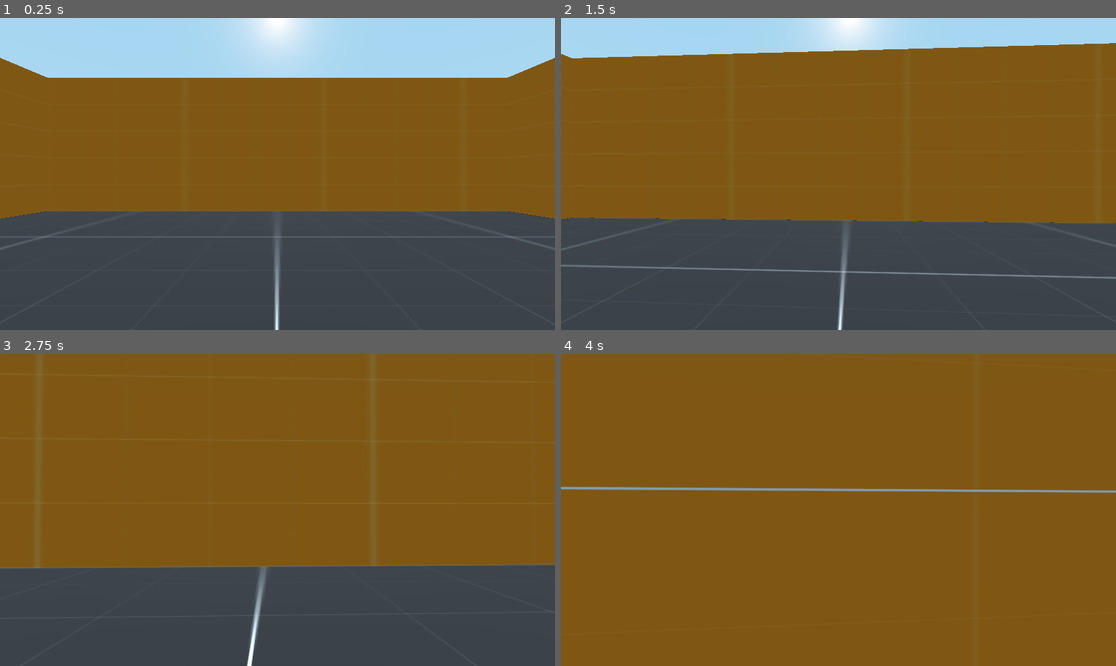
Above: before the commit, frames 1-4 (two rows, left to right).
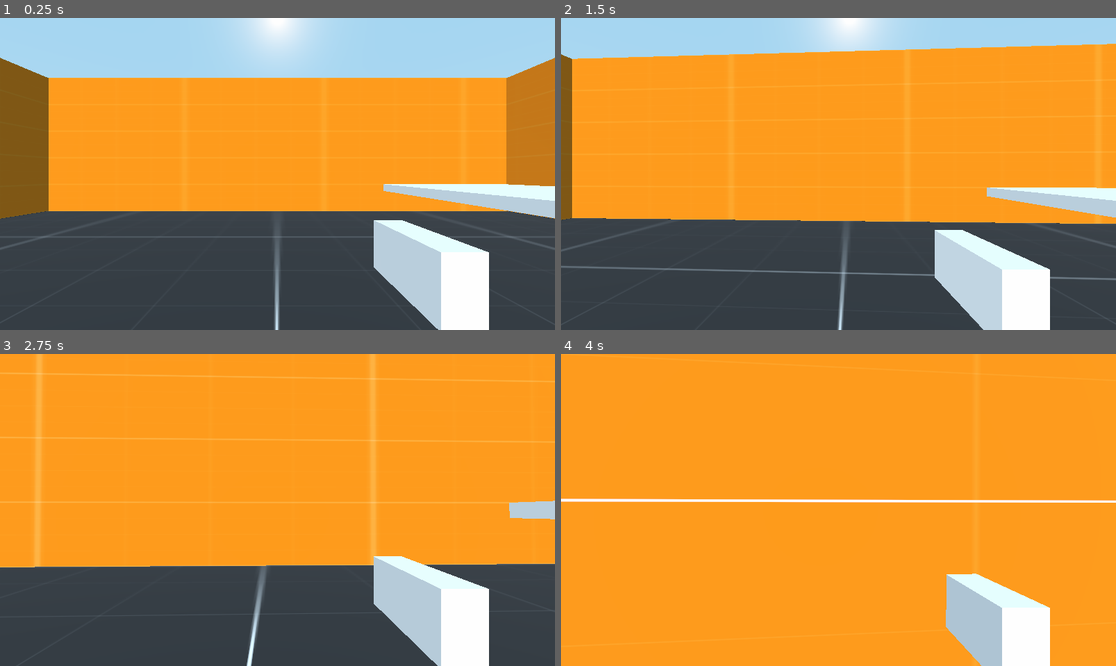
Above: after the commit, the same moments.

Repository: JustIccy/New-Project
Game: Godot game, scene res://World.tscn
Two runs of this game, one before a commit and one after it. Both use one fixed random seed, a clock stepped at 60 frames per second and the inputs below.
Inputs (mouse positions are in pixels of both pictures, inside the frame that each line leads up to):
- Up to frame 1 (0.25 s): no input
- Up to frame 2 (1.5 s): move the mouse to (866, 174) at 0.52 s; hold W (forward) from 0.53 s (still down); tap Space (jump) at 0.77 s; move the mouse to (810, 174) at 1.27 s
- Up to frame 3 (2.75 s): keep holding W (forward); tap Space (jump) at 1.52 s; move the mouse to (288, 503) at 2.02 s
- Up to frame 4 (4 s): keep holding W (forward); move the mouse to (832, 516) at 2.77 s; tap Space (jump) at 3.02, 3.77 s; move the mouse to (877, 513) at 3.52 s

The runs differ from the first frame. In frame 1, 45% of the frame differs, in the area x 8-100%, y 12-100%; in frame 2, 59%; in frame 3, 73%; in frame 4, 100%, in the area x 0-100%, y 0-100%.

Commit message:
update

Diff:
--- a/KinematicBody.tscn
+++ b/KinematicBody.tscn
@@ -16,7 +16,7 @@
 
 [sub_resource type="Animation" id=4]
 resource_name = "Headbob"
-length = 0.5
+length = 0.9
 tracks/0/type = "value"
 tracks/0/path = NodePath(".:translation")
 tracks/0/interp = 1
@@ -24,10 +24,10 @@
 tracks/0/imported = false
 tracks/0/enabled = true
 tracks/0/keys = {
-"times": PoolRealArray( 0, 0.3, 0.5 ),
-"transitions": PoolRealArray( 1, 1, 1 ),
-"update": 0,
-"values": [ Vector3( 0, 0, -0.955605 ), Vector3( 0, 0.3, -0.956 ), Vector3( 0, 0, -0.955605 ) ]
+"times": PoolRealArray( 0, 0.5, 0.9 ),
+"transitions": PoolRealArray( 1.7411, 1.7411, 2.46229 ),
+"update": 3,
+"values": [ Vector3( 0, 0, -0.955605 ), Vector3( 0, 0.1, -0.956 ), Vector3( 0, 0, -0.955605 ) ]
 }
 
 [sub_resource type="Animation" id=5]
@@ -44,6 +44,21 @@
 "update": 0,
 "values": [ Vector3( 0, 0, -0.955605 ) ]
 }
+tracks/1/type = "value"
+tracks/1/path = NodePath("../HandLock:translation")
+tracks/1/interp = 1
+tracks/1/loop_wrap = true
+tracks/1/imported = false
+tracks/1/enabled = true
+tracks/1/keys = {
+"times": PoolRealArray( 0 ),
+"transitions": PoolRealArray( 1 ),
+"update": 0,
+"values": [ Vector3( -0.113, -0.608, -2.502 ) ]
+}
+
+[sub_resource type="CubeMesh" id=7]
+size = Vector3( 0.247, 0.411, 0.805 )
 
 [node name="Player" type="KinematicBody"]
 transform = Transform( 1, 0, 0, 0, 1, 0, 0, 0, 1, 0, 3, 0 )
@@ -63,7 +78,7 @@
 shape = SubResource( 2 )
 
 [node name="Head" type="Spatial" parent="."]
-transform = Transform( 1, 0, 0, 0, 1, 0, 0, 0, 1, 0, 0.976135, 0 )
+transform = Transform( 1, 5.82077e-11, 0, 0, 1, 0, 0, 0, 1, 0, 0.976135, 0 )
 
 [node name="Camera" type="Camera" parent="Head"]
 transform = Transform( 1, 0, 0, 0, 1, 0, 0, 0, 1, 0, 0, -0.955605 )
@@ -72,6 +87,17 @@
 anims/Headbob = SubResource( 4 )
 anims/RESET = SubResource( 5 )
 
+[node name="HandLock" type="Spatial" parent="Head"]
+transform = Transform( 1, 0, 0, 0, 1, 0, 0, 0, 1, -0.113, -0.608, -2.502 )
+
+[node name="Hand" type="Spatial" parent="Head"]
+transform = Transform( 1, 0, 0, 0, 1, 0, 0, 0, 1, -0.113, -0.608, -2.502 )
+
+[node name="Gun" type="MeshInstance" parent="Head/Hand"]
+transform = Transform( 1, 0, 0, 0, 1, 0, 0, 0, 1, 1.07558, 0, 0 )
+mesh = SubResource( 7 )
+material/0 = null
+
 [node name="GroundCheck" type="RayCast" parent="."]
 transform = Transform( 1, 0, 0, 0, 1, 0, 0, 0, 1, 0, -2, 0 )
 enabled = true
--- a/Player.gd
+++ b/Player.gd
@@ -1,6 +1,9 @@
 extends KinematicBody
 
 #Delcare Variables
+const SWAY = 40
+const VSWAY = 50
+
 var speed = 10
 var h_acceleration = 3
 var air_acceleration = 1
@@ -8,7 +11,6 @@
 var gravity = 20
 var jump = 10
 var full_contact = false
-
 
 var mouse_sensitivity = 0.03
 
@@ -20,11 +22,14 @@
 onready var head = $Head
 onready var ground_check = $GroundCheck
 onready var anim_play = $Head/Camera/AnimationPlayer
+onready var hand = $Head/Hand
+onready var handlock = $Head/HandLock
 
 
 #on game start keep mouse within window bounds
 func _ready():
 	Input.set_mouse_mode(Input.MOUSE_MODE_CAPTURED)
+	hand.set_as_toplevel(true)
 
 #capture mouse movement and clamps the head to specific bounds on the x axis
 func _input(event):
@@ -32,6 +37,11 @@
 		rotate_y(deg2rad(-event.relative.x * mouse_sensitivity))
 		head.rotate_x(deg2rad(-event.relative.y * mouse_sensitivity))
 		head.rotation.x = clamp(head.rotation.x, deg2rad(-89), deg2rad(89))
+
+func _process(delta):
+	hand.global_transform.origin = handlock.global_transform.origin
+	hand.rotation.y = lerp_angle(hand.rotation.y, rotation.y, SWAY * delta)
+	hand.rotation.x = lerp_angle(hand.rotation.x, head.rotation.x, VSWAY * delta)
 
 #Physics function: Deals with player movement and speed
 func _physics_process(delta):
@@ -41,12 +51,13 @@
 	#Calculate to check if player is either on the ground or jumping, as well as calculating for slopes and acceleration
 	if ground_check.is_colliding():
 		full_contact = true
+	else:
+		full_contact = false
 
 	if not is_on_floor():
 		gravity_vec += Vector3.DOWN * gravity * delta
 		h_acceleration = air_acceleration
 		anim_play.stop()
-
 	elif is_on_floor() and full_contact:
 		gravity_vec = -get_floor_normal() * gravity
 		h_acceleration = normal_acceleration
--- a/World.tscn
+++ b/World.tscn
@@ -23,10 +23,20 @@
 [sub_resource type="ConcavePolygonShape" id=7]
 data = PoolVector3Array( -1, 1, 1, 1, 1, 1, -1, -1, 1, 1, 1, 1, 1, -1, 1, -1, -1, 1, 1, 1, -1, -1, 1, -1, 1, -1, -1, -1 …(284 unchanged characters)…
 
+[sub_resource type="PrismMesh" id=8]
+
+[sub_resource type="ConcavePolygonShape" id=9]
+data = PoolVector3Array( 0, 1, 1, 1, -1, 1, -1, -1, 1, 0, 1, -1, -1, -1, -1, 1, -1, -1, 0, 1, 1, 0, 1, -1, 1, -1, 1, 0, 1, -1, 1, -1, -1, 1, -1, 1, 0, 1, -1, 0, 1, 1, -1, -1, -1, 0, 1, 1, -1, -1, 1, -1, -1, -1, -1, -1, 1, 1, -1, 1, -1, -1, -1, 1, -1, 1, 1, -1, -1, -1, -1, -1 )
+
+[sub_resource type="CubeMesh" id=10]
+
+[sub_resource type="ConcavePolygonShape" id=11]
+data = PoolVector3Array( -1, 1, 1, 1, 1, 1, -1, -1, 1, 1, 1, 1, 1, -1, 1, -1, -1, 1, 1, 1, -1, -1, 1, -1, 1, -1, -1, -1, 1, -1, -1, -1, -1, 1, -1, -1, 1, 1, 1, 1, 1, -1, 1, -1, 1, 1, 1, -1, 1, -1, -1, 1, -1, 1, -1, 1, -1, -1, 1, 1, -1, -1, -1, -1, 1, 1, -1, -1, 1, -1, -1, -1, 1, 1, 1, -1, 1, 1, 1, 1, -1, -1, 1, 1, -1, 1, -1, 1, 1, -1, -1, -1, 1, 1, -1, 1, -1, -1, -1, 1, -1, 1, 1, -1, -1, -1, -1, -1 )
+
 [node name="World" type="Spatial"]
 
-[node name="DirectionalLight" type="DirectionalLight" parent="."]
-transform = Transform( 1, 0, 0, 0, -0.758271, 0.65194, 0, -0.65194, -0.758271, 0, 21.7924, 0 )
+[node name="Main Light" type="DirectionalLight" parent="."]
+transform = Transform( 0.688495, -0.672111, -0.272474, 0.713998, 0.562265, 0.417212, -0.12721, -0.481794, 0.867002, 0, 21.7924, 0 )
 
 [node name="Player" parent="." instance=ExtResource( 1 )]
 transform = Transform( 1, 0, 0, 0, 1, 0, 0, 0, 1, 0, 6.24504, 0 )
@@ -83,3 +93,23 @@
 
 [node name="CollisionShape" type="CollisionShape" parent="MeshInstance5/StaticBody"]
 shape = SubResource( 7 )
+
+[node name="MeshInstance6" type="MeshInstance" parent="."]
+transform = Transform( 10, 0, 0, 0, 3, 0, 0, 0, 4, 16, 2, 0 )
+mesh = SubResource( 8 )
+material/0 = null
+
+[node name="StaticBody" type="StaticBody" parent="MeshInstance6"]
+
+[node name="CollisionShape" type="CollisionShape" parent="MeshInstance6/StaticBody"]
+shape = SubResource( 9 )
+
+[node name="MeshInstance7" type="MeshInstance" parent="."]
+transform = Transform( 9.5, 0, 0, 0, 0.5, 0, 0, 0, 35, 25.5041, 4.5, 0.10934 )
+mesh = SubResource( 10 )
+material/0 = null
+
+[node name="StaticBody" type="StaticBody" parent="MeshInstance7"]
+
+[node name="CollisionShape" type="CollisionShape" parent="MeshInstance7/StaticBody"]
+shape = SubResource( 11 )
Not shown: 1 places in KinematicBody.tscn that only renumber resources
Not shown: 1 places in World.tscn that only renumber resources
